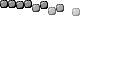
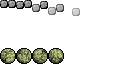
Comparing the layer stacks of the two w=128, h=64 images. Changes:
added layer "Sphere Light" (multiply) above "Sphere" over left=0, top=48, right=64, bottom=64
added layer "Sphere" above "Falling Bricks" over left=0, top=48, right=64, bottom=64
